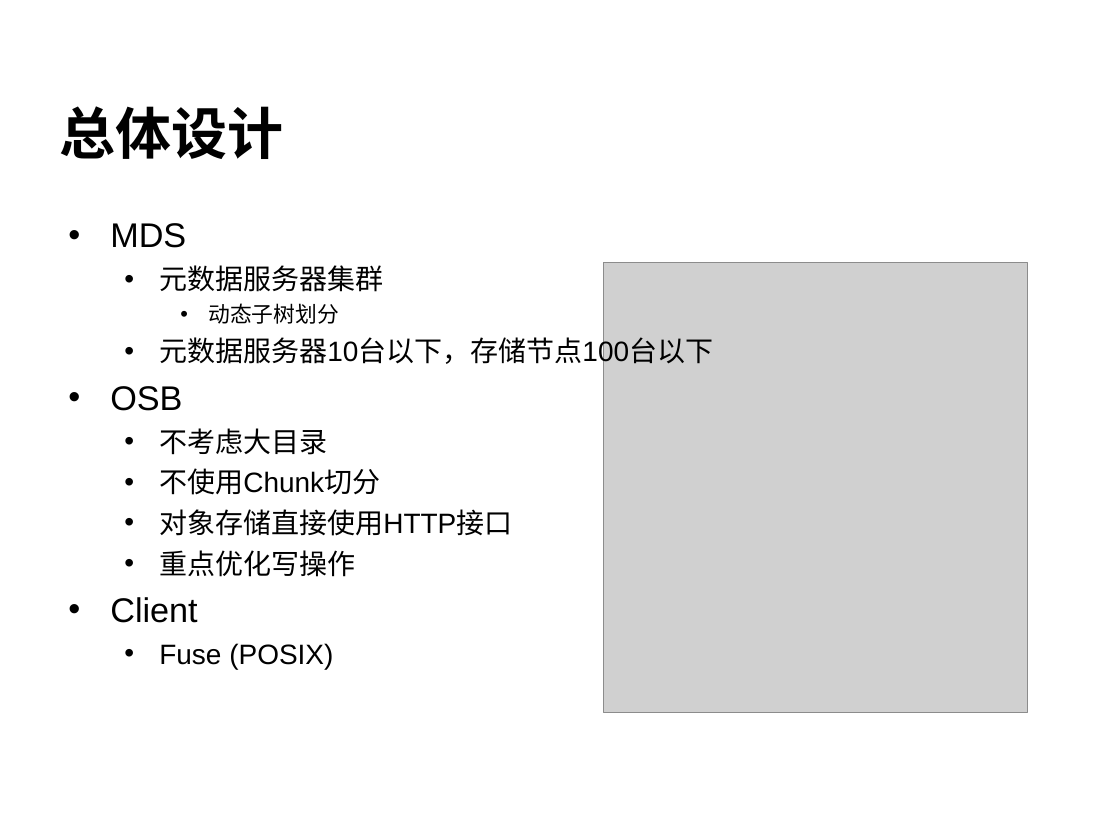
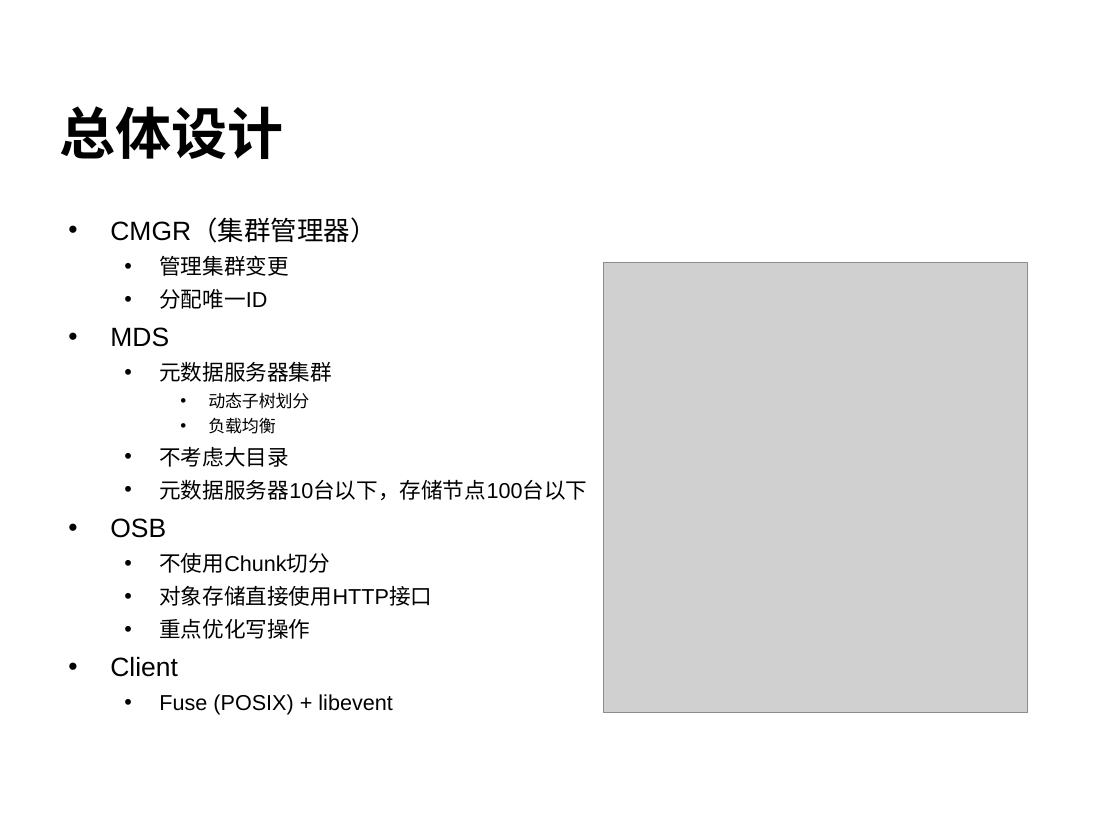
Before and after one commit to cheliequan/idning-paper, a slide deck: slide 12 of draft/答辩.ppt (slide 11 before the commit). Drawn at 1120x840 pixels with LibreOffice and Linux fonts; fonts in the diff are those of the drawing; grey boxes stand for pictures; background and template pictures are left out. Boxes give left, top, right and bottom in pixels: in the first picture for what was removed or moved away, otherwise in the second. Text is boxed around its words. In the diff, an @@ line names an element or a change of style, - is before the commit and + after.

```diff
--- a/draft/答辩.ppt
+++ b/draft/答辩.ppt
@@ text at (110,219,376,309): paragraphs added @@
+• CMGR（集群管理器）
+  • 管理集群变更
+  • 分配唯一ID
@@ text at (110,327,587,677): size 22 to 17.1 pt in "MDS", "OSB", "Client"; size 18 to 13.9 pt in "元数据服务器集群", "元数据服务器10台以下，存储节点100台以下", "不使用Chunk切分", "对象存储直接使用HTTP接口" and 1 more places; size 14 to 10.8 pt in "动态子树划分" @@
@@ text at (159,417,289,467): paragraphs added @@
+    • 负载均衡
+  • 不考虑大目录
@@ text at (159,428,327,455): paragraph removed @@
-  • 不考虑大目录
@@ text at (159,694,392,715): text changed; size 18 to 13.9 pt @@
-  • Fuse (POSIX)
+  • Fuse (POSIX) + libevent
```
Also in this commit, not shown: 11 other slides changed, 4 slides added, 3 slides removed, 1 other file.
